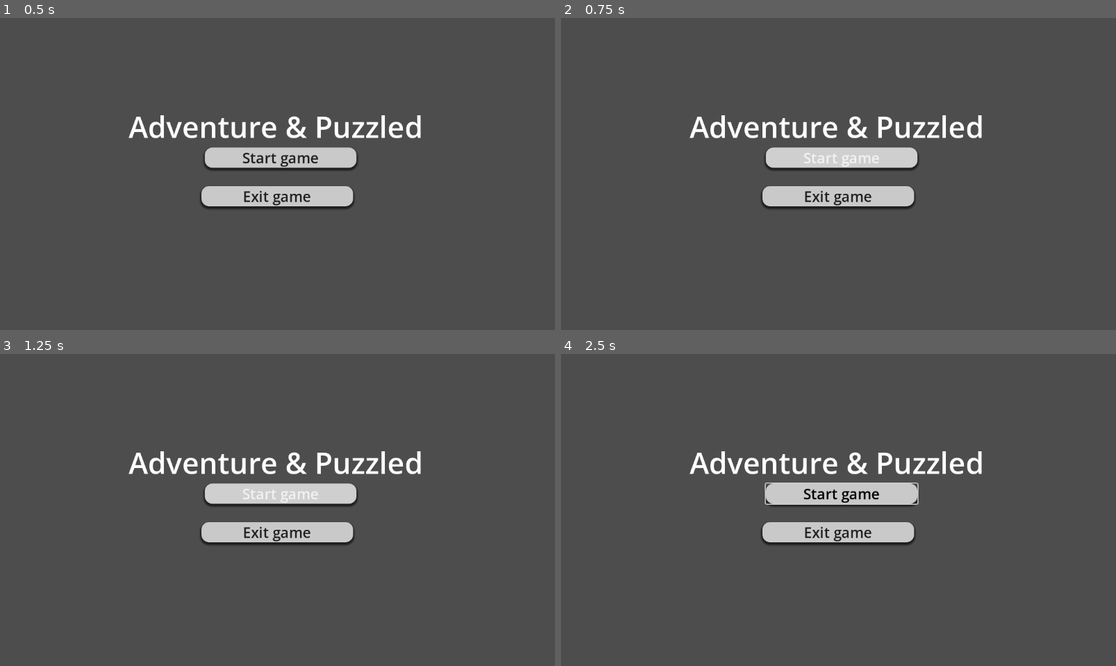
Above: before the commit, frames 1-4 (two rows, left to right).
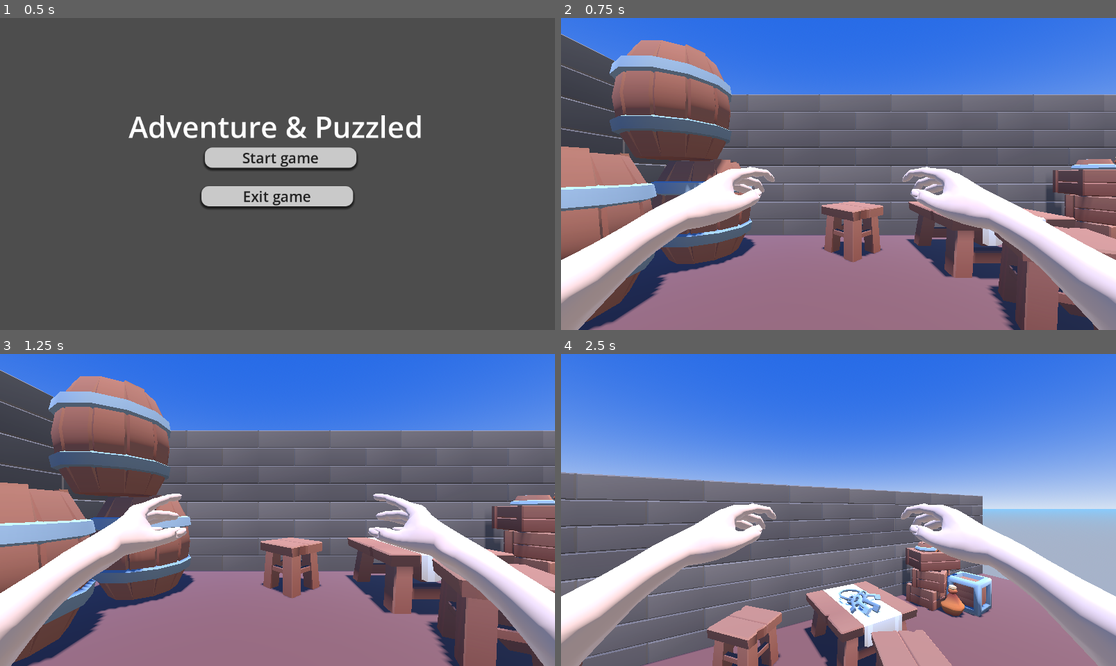
Above: after the commit, the same moments.

Repository: zaria002B/project
Game: Godot game, scene res://scenes/main_menu.tscn
Two runs of this game, one before a commit and one after it. Both use one fixed random seed, a clock stepped at 60 frames per second and the inputs below. This scene is started directly instead of the project's main scene.
Inputs (mouse positions are in pixels of both pictures, inside the frame that each line leads up to):
- Up to frame 1 (0.5 s): no input
- Up to frame 2 (0.75 s): click "Start game" at 0.5 s
- Up to frame 3 (1.25 s): no input
- Up to frame 4 (2.5 s): click (844, 494) at 1.25 s, where only the run before the commit has a clickable "Start game"; tap Enter (ui_accept) at 2, 2.27 s; move the mouse to (960, 494) at 2.02 s; hold Right (ui_right) from 2.03 s (still down); tap Shift (sprint) at 2.1 s; click (960, 494) at 2.17 s

Frame 1 is identical in both runs. In frame 2, 88% of the frame differs, in the area x 0-100%, y 0-100%; in frame 3, 88%; in frame 4, 97%.

Commit message:
commited

Diff:
--- /dev/null
+++ b/scenes/main_menu.gd
@@ -0,0 +1,11 @@
+extends Control
+
+
+# Called when the node enters the scene tree for the first time.
+func _on_start_pressed() -> void:
+
+	get_tree().change_scene_to_file("res://scenes/level_1.tscn")
+
+
+func _on_exit_pressed() -> void:
+	get_tree().quit()
--- a/scenes/main_menu.tscn
+++ b/scenes/main_menu.tscn
@@ -1,6 +1,6 @@
 [gd_scene format=3 uid="uid://b675ear2gsr45"]
 
-[ext_resource type="Script" uid="uid://c28jrta53polu" path="res://scenes/scripts/main_menu.gd" id="1_l6cm7"]
+[ext_resource type="Script" uid="uid://chwlmky4hw1pl" path="res://scenes/main_menu.gd" id="1_l6cm7"]
 
 [sub_resource type="StyleBoxTexture" id="StyleBoxTexture_7pagp"]
 
--- a/scenes/player.tscn
+++ b/scenes/player.tscn
@@ -16,13 +16,11 @@
 
 [node name="ProtoController" type="CharacterBody3D" unique_id=950201329]
 script = ExtResource("1_g2uji")
-can_sprint = true
 can_freefly = true
 input_left = "move_left"
 input_right = "move_right"
 input_forward = "move_up"
 input_back = "move_down"
-input_jump = "jump"
 
 [node name="Mesh" type="MeshInstance3D" parent="." unique_id=1411601478]
 transform = Transform3D(1, 0, 0, 0, 1, 0, 0, 0, 1, 0, 0.9, 0)
@@ -43,7 +41,7 @@
 [node name="hands" parent="Head/Camera3D" unique_id=394151897 instance=ExtResource("2_wr06p")]
 transform = Transform3D(-1, 5.5902485e-15, -8.742278e-08, -4.345722e-08, 0.8676975, 0.49709272, 7.585652e-08, 0.49709272, -0.8676975, 0, -1.2168608, -0.40156478)
 
-[node name="Skeleton3D" parent="Head/Camera3D/hands/UnityRig_Metarig" parent_id_path=PackedInt32Array(394151897, 90523814) index="0" unique_id=1568947262]
+[node name="Skeleton3D" parent="Head/Camera3D/hands/UnityRig_Metarig" parent_id_path=PackedInt32Array(394151897, 1780179349) index="0" unique_id=1292286011]
 bones/0/rotation = Quaternion(-0.7286416, -0.4844763, -0.2860008, -0.39059922)
 bones/1/rotation = Quaternion(-0.3760183, 0.29149428, -0.09845924, 0.8740407)
 bones/2/rotation = Quaternion(-0.017765906, 0.0018291026, 0.07725295, 0.99685156)
@@ -83,7 +81,7 @@
 bones/34/rotation = Quaternion(-0.00068165135, 0.0103525445, -0.025852935, 0.9996119)
 bones/35/rotation = Quaternion(-0.1782749, -0.12080812, -0.2421147, 0.9460466)
 
-[node name="AnimationPlayer" parent="Head/Camera3D/hands" index="2" unique_id=131958321]
+[node name="AnimationPlayer" parent="Head/Camera3D/hands" index="2" unique_id=1956192304]
 speed_scale = 0.464
 
 [editable path="Head/Camera3D/hands"]
--- /dev/null
+++ b/scripts/main_menu.gd
@@ -0,0 +1,11 @@
+extends Control
+
+
+# Called when the node enters the scene tree for the first time.
+func _on_start_pressed() -> void:
+
+	get_tree().change_scene_to_file("res://scenes/level_1.tscn")
+
+
+func _on_exit_pressed() -> void:
+	get_tree().quit()
--- a/scripts/player.gd
+++ b/scripts/player.gd
@@ -16,8 +16,7 @@
 @export_group("Speeds")
 @export var look_speed: float = 0.002
 @export var base_speed: float = 4.0
-@export var jump_velocity: float = 5.0
-
+@export var jump_velocity: float = 5.5
 @export var sprint_speed: float = 7.0
 @export var freefly_speed: float = 25.0
 
Not shown, added: scenes/main_menu.gd.uid
Not shown, added: scripts/main_menu.gd.uid
